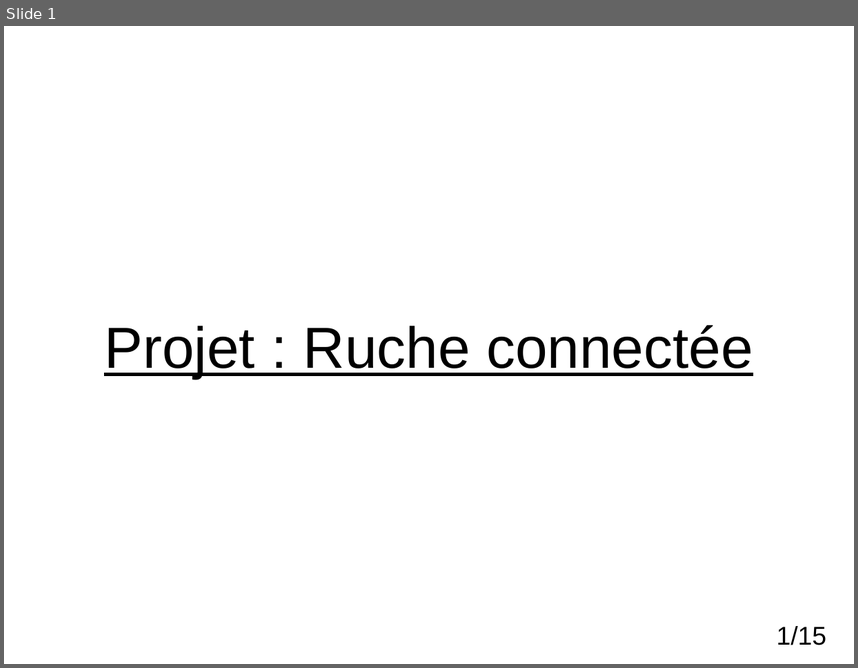
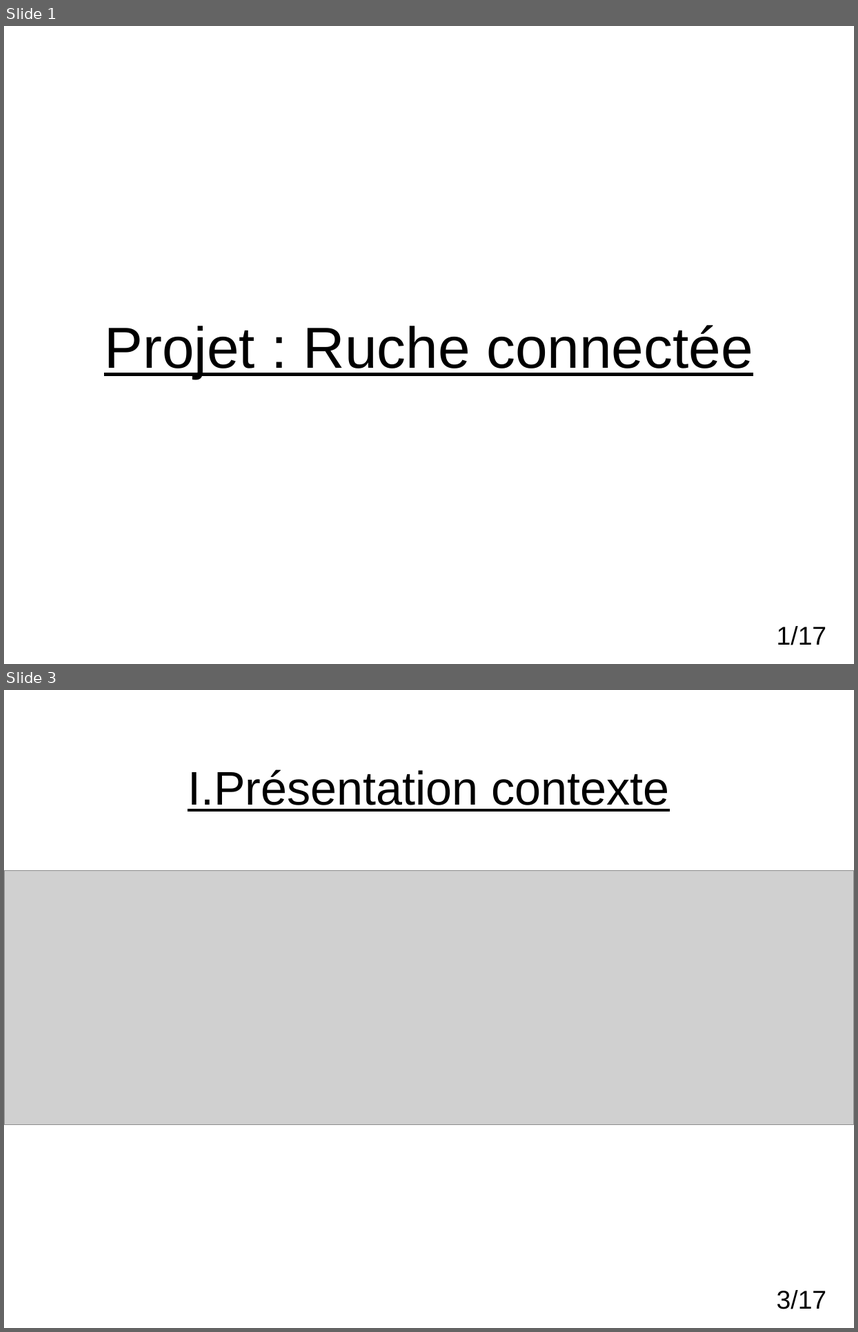
Before and after one commit to nathanderouelle/Projet_Ruche, a slide deck: DiapoRV1.odp. Shown one above the other, each under a label of ours: slide 1 before the commit, slides 1 and 3 after it; the slides between them are not shown. The pictures are 858x668 and 858x1332 pixels, drawn with LibreOffice and Linux fonts; fonts in the diff are those of the drawing; grey boxes stand for pictures; background and template pictures are left out. Boxes give left, top, right and bottom in pixels: in the first picture for what was removed or moved away, otherwise in the second. Text is boxed around its words. In the diff, an @@ line names an element or a change of style, - is before the commit and + after.

```diff
--- a/DiapoRV1.odp
+++ b/DiapoRV1.odp
@@ slide 3 added at (4,690,854,1328), background #FFFFFF @@
@@ text added at (188,769,669,811), 44 pt, text #000000, underline @@
+I.Présentation contexte
@@ picture added at (4,871,854,1124) @@
@@ page number added at (777,1290,826,1309), 24 pt, text #000000 @@
+3/17
@@ page number at (777,626,826,645): text changed @@
-1/15
+1/17
```
Also in this commit, not shown: 2 slides changed, 13 other slides added, 12 slides removed.
